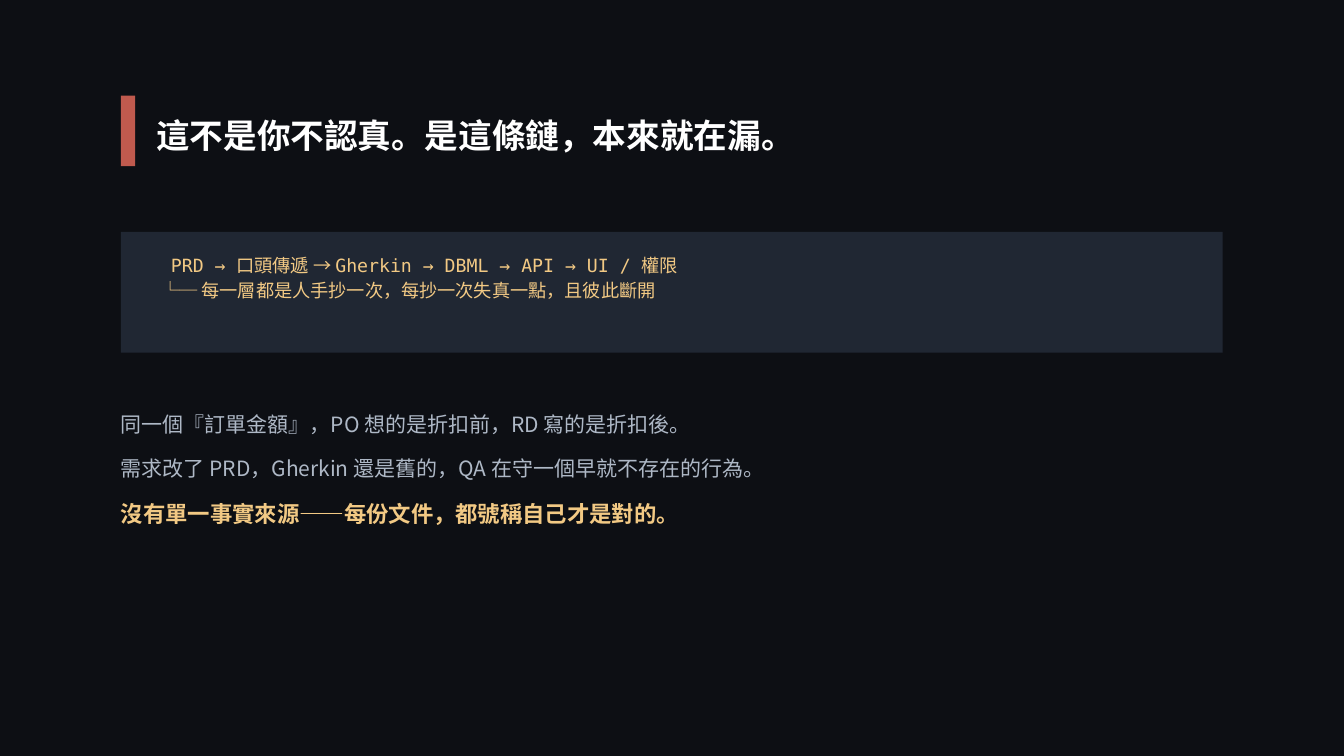
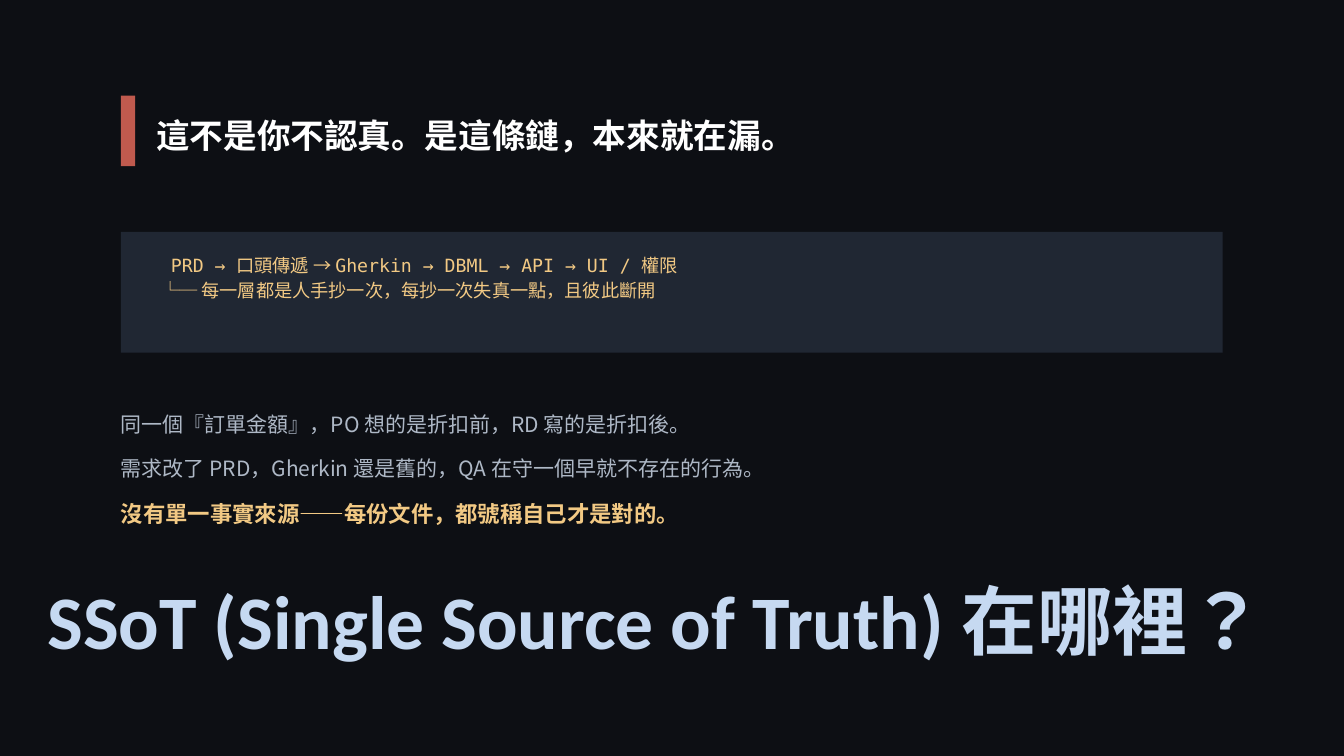
Before and after one commit to chrisokchen/rapt, a slide deck: slide 3 of RAPTor/references/0622-raptStory_ccOpus48.pptx. Drawn at 1344x756 pixels with LibreOffice and Linux fonts; fonts in the diff are those of the drawing. Boxes give left, top, right and bottom in pixels: in the first picture for what was removed or moved away, otherwise in the second. Text is boxed around its words. In the diff, an @@ line names an element or a change of style, - is before the commit and + after.

```diff
--- a/RAPTor/references/0622-raptStory_ccOpus48.pptx
+++ b/RAPTor/references/0622-raptStory_ccOpus48.pptx
@@ text added at bbox=[47, 584, 1264, 662], 54 pt, text pattern #1F497D on #C6D9F1, bold @@
+SSoT (Single Source of Truth) 在哪裡？
```
Also in this commit, not shown: 3 other files.
